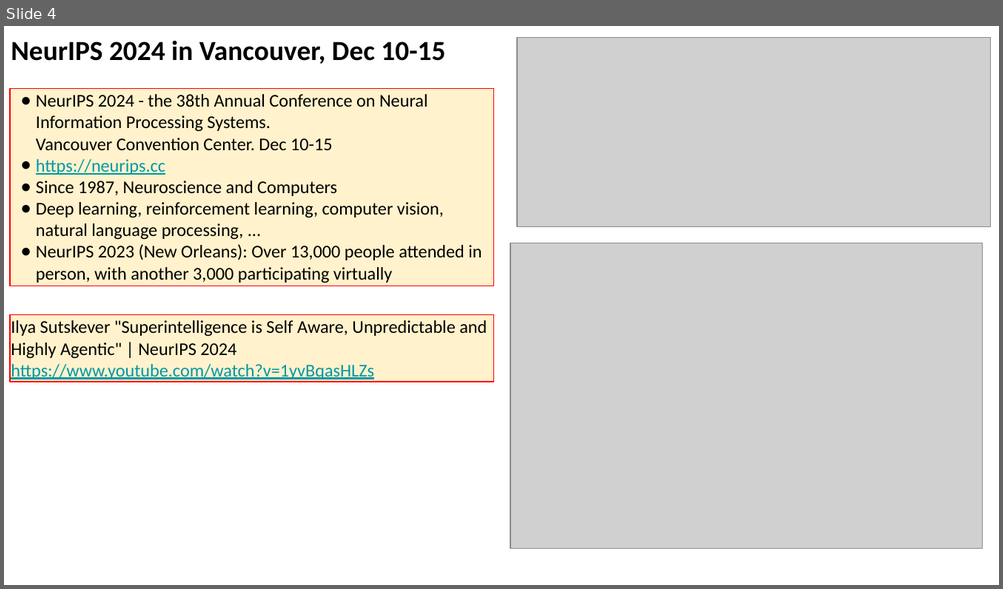
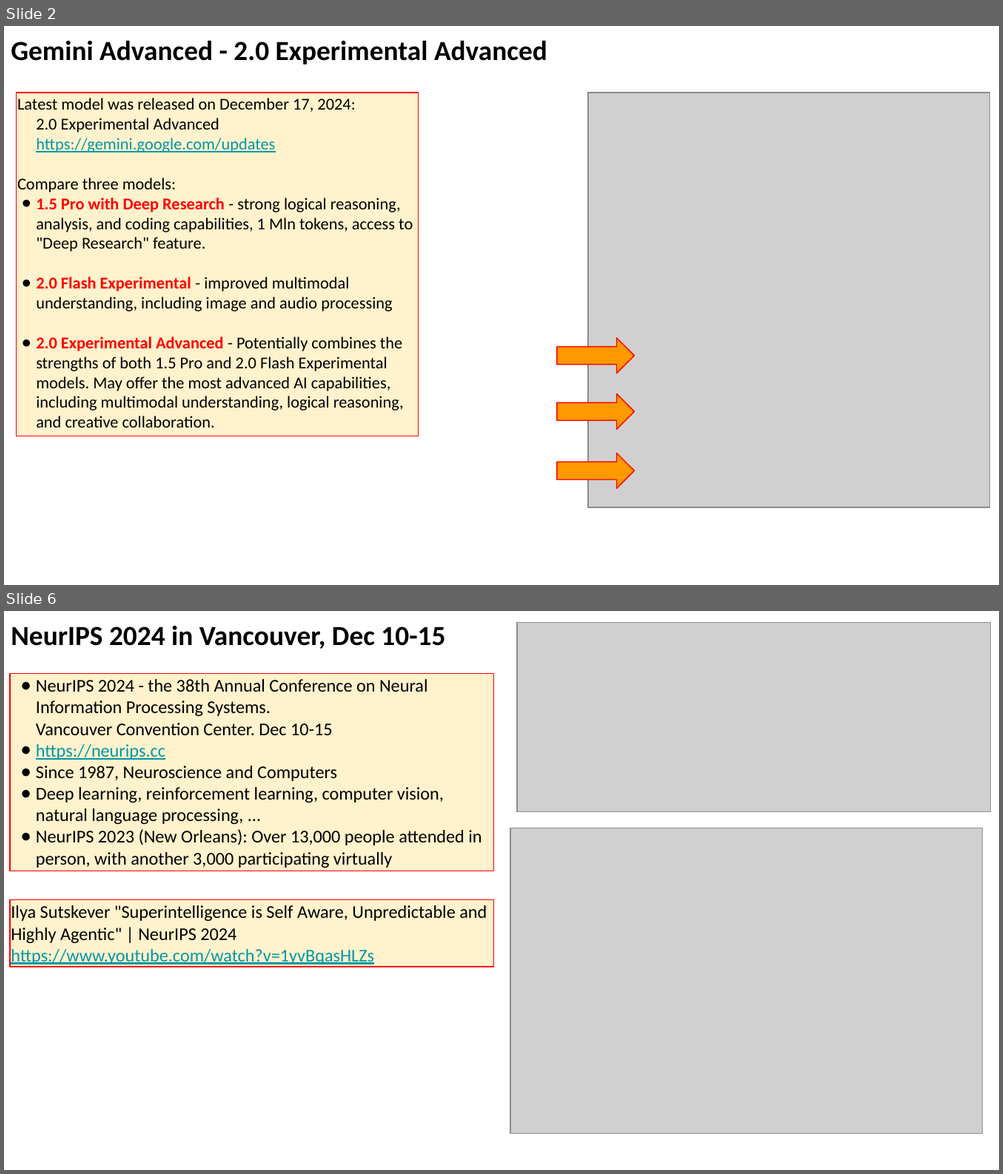
Before and after one commit to lselector/seminar, a slide deck: 2024/2024-12-20-AI-Updates.pptx. Shown one above the other, each under a label of ours: slide 4 before the commit, slides 2 and 6 after it; the slides between them are not shown. The pictures are 1003x589 and 1003x1174 pixels, drawn with LibreOffice and Linux fonts; fonts in the diff are those of the drawing; grey boxes stand for pictures. Boxes give left, top, right and bottom in pixels: in the first picture for what was removed or moved away, otherwise in the second. Text is boxed around its words. In the diff, an @@ line names an element or a change of style, - is before the commit and + after.

```diff
--- a/2024/2024-12-20-AI-Updates.pptx
+++ b/2024/2024-12-20-AI-Updates.pptx
@@ slide 2 added at <box>4,26,999,585</box>, background #FFFFFF @@
@@ text added at <box>11,40,547,64</box>, 20 pt, text #000000, bold @@
+Gemini Advanced - 2.0 Experimental Advanced
@@ rectangle added at <box>17,93,418,436</box>, fill #FFF2CC, outline #FF0000 0.75 pt, 12 pt, text #000000 @@
+Latest model was released on December 17, 2024:
+2.0 Experimental Advanced
+https://gemini.google.com/updates
+Compare three models:
+● 1.5 Pro with Deep Research - strong logical reasoning, analysis, and coding capabilities, 1 Mln tokens, access to "Deep Research" feature.
+● 2.0 Flash Experimental - improved multimodal understanding, including image and audio processing
+● 2.0 Experimental Advanced - Potentially combines the strengths of both 1.5 Pro and 2.0 Flash Experimental models. May offer the most advanced AI capabilities, including multimodal understanding, logical reasoning, and creative collaboration.
@@ picture added at <box>588,93,990,507</box> @@
@@ right arrow added at <box>557,338,634,374</box>, fill #FF9900, outline #FF0000 0.75 pt @@
@@ right arrow added at <box>557,394,634,430</box>, fill #FF9900, outline #FF0000 0.75 pt @@
@@ right arrow added at <box>557,454,634,489</box>, fill #FF9900, outline #FF0000 0.75 pt @@
@@ what was slide 4 is now slide 6 @@
```
Also in this commit, not shown: 5 slides changed, 4 other slides added, 1 slide removed.
